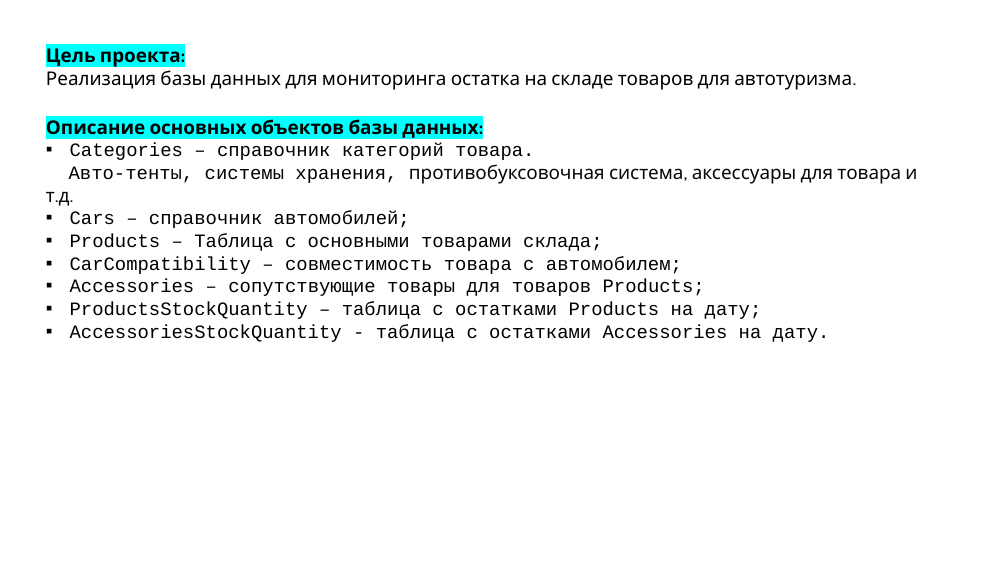
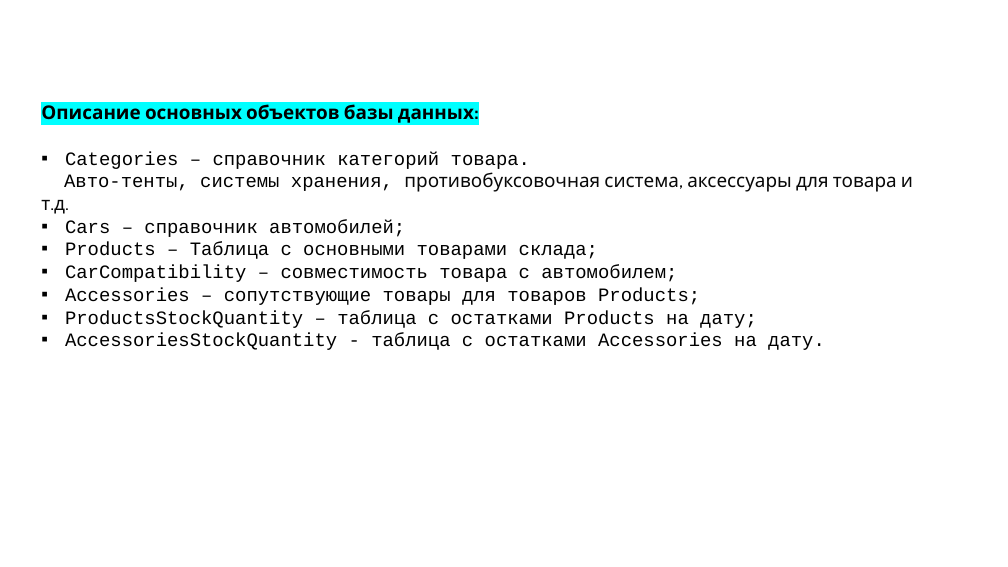
Before and after one commit to AndrewKnow/Otus-mssql-Andrey_Naumov, a slide deck: slide 3 of OTUS_MS_SQL/Course_project/HW_10_DB_model/Склад товаров для автотуризма.pptx (slide 2 before the commit). Drawn at 1008x567 pixels with LibreOffice and Linux fonts; fonts in the diff are those of the drawing. Boxes give left, top, right and bottom in pixels: in the first picture for what was removed or moved away, otherwise in the second. Text is boxed around its words. In the diff, an @@ line names an element or a change of style, - is before the commit and + after.

```diff
--- a/OTUS_MS_SQL/Course_project/HW_10_DB_model/Склад товаров для автотуризма.pptx
+++ b/OTUS_MS_SQL/Course_project/HW_10_DB_model/Склад товаров для автотуризма.pptx
@@ text removed at (46,48,852,90) @@
-Цель проекта:
-Реализация базы данных для мониторинга остатка на складе товаров для автотуризма.
@@ text "Описание основных объектов базы данных:" rewrapped from (46,119,917,342) to (41,104,913,350) @@
```
Also in this commit, not shown: 2 slides added.
